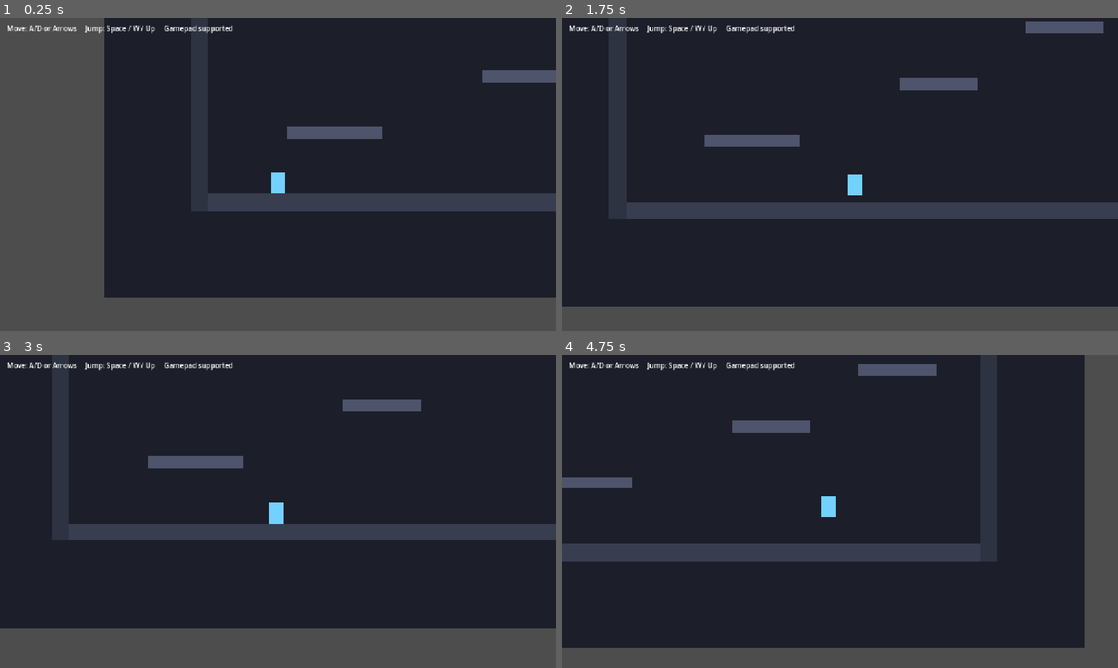
Above: before the commit, frames 1-4 (two rows, left to right).
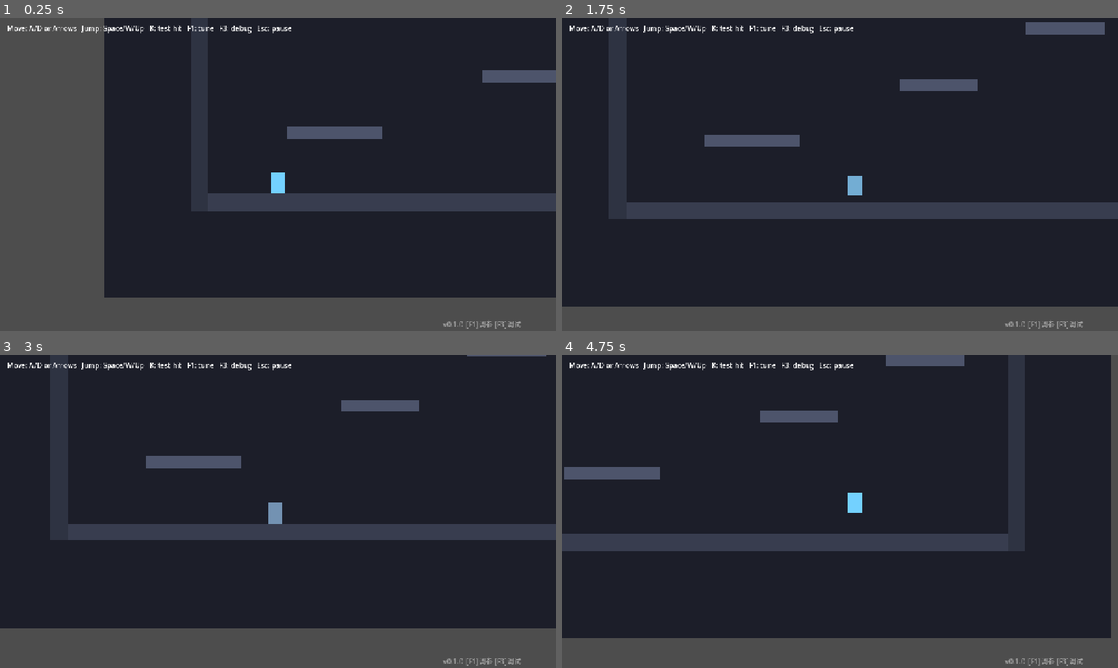
Above: after the commit, the same moments.

Repository: CyberpunkPsychosis/ai-game-engine
Game: Godot game, scene res://scenes/main.tscn
Same seed, same stepped clock (60 frames per second), same inputs: the game is played once before the commit and once after it.
Inputs:
- Up to frame 1 (0.25 s): no input
- Up to frame 2 (1.75 s): tap F at 0.5, 1.25 s; hold D (move_right) from 0.53 s (still down); tap K at 0.6, 1.55 s; tap Space (jump) at 0.77, 0.8, 1.07, 1.35, 1.52 s
- Up to frame 3 (3 s): tap Space (jump) at 1.82, 2.3 s; tap F at 2, 2.75 s; release D (move_right) at 2.03 s; hold A (move_left) 2.03-2.78 s; tap K at 2.1, 2.85 s; hold D (move_right) from 2.78 s (still down)
- Up to frame 4 (4.75 s): tap Space (jump) at 3.02, 3.32, 3.6, 3.77, 4.07, 4.52 s; tap F at 3.5, 4.25 s; tap Escape at 4.15 s; release D (move_right) at 4.28 s; hold A (move_left) from 4.28 s (still down); tap K at 4.35 s

The runs differ from the first frame. In frame 1, 0.6% of the frame differs, in the area x 1-94%, y 2-100%; in frame 2, 1.0%; in frame 3, 1.3%; in frame 4, 20%, in the area x 0-99%, y 0-100%.

Commit message:
打地基：核心配置 + 战斗框架 + 手感工具 + 系统骨架
核心配置:
- 像素渲染(nearest 过滤)、资源导入默认、碰撞层命名规划、版本号

系统骨架(autoload):
- GameManager(暂停)、SceneManager(淡入淡出切场景)、AudioManager(SFX/音乐/总线)
- 音频总线布局(Master/Music/SFX)

战斗框架:
- Health/Hitbox/Hurtbox 可复用组件 + 通用状态机(StateMachine/State)
- 玩家接入血量与受击框

手感&打击感:
- Juice 自动加载: 顿帧(hitstop) + 镜头震动(screenshake)
- DevTools: F3 调试overlay(FPS/速度/状态) + F1 运行时手感调参面板 + 版本水印
- 玩家受击反馈(击退/闪红/顿帧/震动)，K 键自伤可即时测试

工程:
- CI 缓存 Godot 与导出模板，加速后续构建

本地已验证：导入/运行/网页导出均零报错

https://claude.ai/code/session_01UKxkRhNE2htMG8yW4y8xQL

Diff:
--- /dev/null
+++ b/default_bus_layout.tres
@@ -0,0 +1,21 @@
+[gd_resource type="AudioBusLayout" format=3]
+
+[resource]
+bus/0/name = "Master"
+bus/0/solo = false
+bus/0/mute = false
+bus/0/bypass_fx = false
+bus/0/volume_db = 0.0
+bus/0/send = "Master"
+bus/1/name = "Music"
+bus/1/solo = false
+bus/1/mute = false
+bus/1/bypass_fx = false
+bus/1/volume_db = 0.0
+bus/1/send = "Master"
+bus/2/name = "SFX"
+bus/2/solo = false
+bus/2/mute = false
+bus/2/bypass_fx = false
+bus/2/volume_db = 0.0
+bus/2/send = "Master"
--- a/project.godot
+++ b/project.godot
@@ -6,9 +6,22 @@
 [application]
 
 config/name="AI Game Engine"
+config/version="0.1.0"
 run/main_scene="res://scenes/main.tscn"
 config/features=PackedStringArray("4.5", "GL Compatibility")
 config/icon="res://icon.svg"
+
+[autoload]
+
+GameManager="*res://scripts/autoload/game_manager.gd"
+SceneManager="*res://scripts/autoload/scene_manager.gd"
+AudioManager="*res://scripts/autoload/audio_manager.gd"
+Juice="*res://scripts/autoload/juice.gd"
+DevTools="*res://scripts/autoload/dev_tools.gd"
+
+[audio]
+
+buses/default_bus_layout="res://default_bus_layout.tres"
 
 [display]
 
@@ -55,3 +68,23 @@
 
 renderer/rendering_method="gl_compatibility"
 renderer/rendering_method.mobile="gl_compatibility"
+textures/canvas_textures/default_texture_filter=0
+
+[importer_defaults]
+
+texture={
+"compress/mode": 0,
+"mipmaps/generate": false,
+"roughness/mode": 0
+}
+
+[layer_names]
+
+2d_physics/layer_1="world"
+2d_physics/layer_2="player"
+2d_physics/layer_3="enemy"
+2d_physics/layer_4="player_hitbox"
+2d_physics/layer_5="enemy_hitbox"
+2d_physics/layer_6="player_hurtbox"
+2d_physics/layer_7="enemy_hurtbox"
+2d_physics/layer_8="pickups"
--- a/scenes/main.tscn
+++ b/scenes/main.tscn
@@ -111,4 +111,4 @@
 offset_top = 12.0
 offset_right = 900.0
 offset_bottom = 60.0
-text = "Move: A/D or Arrows     Jump: Space / W / Up     Gamepad supported"
+text = "Move: A/D or Arrows   Jump: Space/W/Up   K: test hit   F1: tune   F3: debug   Esc: pause"
--- a/scenes/player.tscn
+++ b/scenes/player.tscn
@@ -1,11 +1,18 @@
-[gd_scene load_steps=3 format=3]
+[gd_scene load_steps=6 format=3]
 
 [ext_resource type="Script" path="res://scripts/player.gd" id="1"]
+[ext_resource type="Script" path="res://scripts/components/health.gd" id="2"]
+[ext_resource type="Script" path="res://scripts/components/hurtbox.gd" id="3"]
 
-[sub_resource type="RectangleShape2D" id="shape"]
+[sub_resource type="RectangleShape2D" id="body"]
+size = Vector2(32, 48)
+
+[sub_resource type="RectangleShape2D" id="hurt"]
 size = Vector2(32, 48)
 
 [node name="Player" type="CharacterBody2D"]
+collision_layer = 2
+collision_mask = 1
 script = ExtResource("1")
 
 [node name="Visual" type="ColorRect" parent="."]
@@ -16,8 +23,21 @@
 color = Color(0.45, 0.82, 1, 1)
 
 [node name="CollisionShape2D" type="CollisionShape2D" parent="."]
-shape = SubResource("shape")
+shape = SubResource("body")
 
 [node name="Camera2D" type="Camera2D" parent="."]
 position_smoothing_enabled = true
 position_smoothing_speed = 8.0
+
+[node name="Health" type="Node" parent="."]
+script = ExtResource("2")
+max_health = 100.0
+
+[node name="Hurtbox" type="Area2D" parent="."]
+collision_layer = 32
+collision_mask = 16
+script = ExtResource("3")
+health_path = NodePath("../Health")
+
+[node name="HurtCollision" type="CollisionShape2D" parent="Hurtbox"]
+shape = SubResource("hurt")
--- /dev/null
+++ b/scripts/autoload/audio_manager.gd
@@ -0,0 +1,46 @@
+extends Node
+## 音频管理：SFX / 音乐播放 + 总线音量。autoload 名: AudioManager
+## 用法: AudioManager.play_sfx(preload("res://...wav"))
+##       AudioManager.set_bus_volume("Music", 0.5)  # 0..1 线性
+
+var _music: AudioStreamPlayer
+var _sfx_pool: Array[AudioStreamPlayer] = []
+const SFX_VOICES := 8
+
+func _ready() -> void:
+	process_mode = Node.PROCESS_MODE_ALWAYS
+	_music = AudioStreamPlayer.new()
+	_music.bus = "Music"
+	add_child(_music)
+	for i in SFX_VOICES:
+		var p := AudioStreamPlayer.new()
+		p.bus = "SFX"
+		add_child(p)
+		_sfx_pool.append(p)
+
+func play_sfx(stream: AudioStream, volume_db := 0.0, pitch := 1.0) -> void:
+	if stream == null:
+		return
+	for p in _sfx_pool:
+		if not p.playing:
+			p.stream = stream
+			p.volume_db = volume_db
+			p.pitch_scale = pitch
+			p.play()
+			return
+
+func play_music(stream: AudioStream, loop := true) -> void:
+	if stream == null:
+		return
+	_music.stream = stream
+	if stream is AudioStreamWAV:
+		stream.loop_mode = AudioStreamWAV.LOOP_FORWARD if loop else AudioStreamWAV.LOOP_DISABLED
+	_music.play()
+
+func stop_music() -> void:
+	_music.stop()
+
+func set_bus_volume(bus_name: String, linear: float) -> void:
+	var idx := AudioServer.get_bus_index(bus_name)
+	if idx >= 0:
+		AudioServer.set_bus_volume_db(idx, linear_to_db(clampf(linear, 0.0, 1.0)))
--- /dev/null
+++ b/scripts/autoload/dev_tools.gd
@@ -0,0 +1,134 @@
+extends Node
+## 开发者工具：调试信息 overlay(F3) + 运行时手感调参面板(F1) + 版本水印。
+## autoload 名: DevTools。每个场景自动可用，按 F1/F3 切换。
+
+# 可在运行时拖动的手感参数（属性名 / 最小 / 最大 / 步进）
+const TUNABLES := [
+	{"prop": "max_speed", "min": 50.0, "max": 700.0, "step": 5.0},
+	{"prop": "acceleration", "min": 200.0, "max": 6000.0, "step": 50.0},
+	{"prop": "friction", "min": 200.0, "max": 6000.0, "step": 50.0},
+	{"prop": "air_acceleration", "min": 200.0, "max": 5000.0, "step": 50.0},
+	{"prop": "jump_velocity", "min": -1400.0, "max": -200.0, "step": 10.0},
+	{"prop": "gravity", "min": 400.0, "max": 5000.0, "step": 50.0},
+	{"prop": "fall_gravity_mult", "min": 1.0, "max": 3.0, "step": 0.05},
+	{"prop": "jump_cut_mult", "min": 0.0, "max": 1.0, "step": 0.05},
+	{"prop": "coyote_time", "min": 0.0, "max": 0.3, "step": 0.01},
+	{"prop": "jump_buffer_time", "min": 0.0, "max": 0.3, "step": 0.01},
+]
+
+var _layer: CanvasLayer
+var _debug_label: Label
+var _panel: PanelContainer
+var _panel_built := false
+var _value_labels := {}
+
+func _ready() -> void:
+	process_mode = Node.PROCESS_MODE_ALWAYS
+	_layer = CanvasLayer.new()
+	_layer.layer = 100
+	add_child(_layer)
+
+	# 调试信息（左上）
+	_debug_label = Label.new()
+	_debug_label.position = Vector2(12, 70)
+	_debug_label.add_theme_color_override("font_color", Color(0.6, 1.0, 0.7))
+	_debug_label.visible = false
+	_layer.add_child(_debug_label)
+
+	# 版本水印（右下，常驻）
+	var ver := Label.new()
+	ver.text = "v%s  [F1]调参 [F3]调试" % ProjectSettings.get_setting("application/config/version", "0.0.0")
+	ver.add_theme_color_override("font_color", Color(1, 1, 1, 0.45))
+	ver.anchor_left = 1.0
+	ver.anchor_top = 1.0
+	ver.anchor_right = 1.0
+	ver.anchor_bottom = 1.0
+	ver.offset_left = -260
+	ver.offset_top = -28
+	ver.mouse_filter = Control.MOUSE_FILTER_IGNORE
+	_layer.add_child(ver)
+
+func _input(event: InputEvent) -> void:
+	if event is InputEventKey and event.pressed and not event.echo:
+		if event.keycode == KEY_F3:
+			_debug_label.visible = not _debug_label.visible
+		elif event.keycode == KEY_F1:
+			_toggle_panel()
+
+func _process(_delta: float) -> void:
+	if not _debug_label.visible:
+		return
+	var lines := ["FPS: %d" % Engine.get_frames_per_second()]
+	var p := _get_player()
+	if p is CharacterBody2D:
+		lines.append("pos: (%d, %d)" % [p.global_position.x, p.global_position.y])
+		lines.append("vel: (%d, %d)" % [p.velocity.x, p.velocity.y])
+		lines.append("on_floor: %s" % str(p.is_on_floor()))
+	lines.append("paused: %s" % str(get_tree().paused))
+	_debug_label.text = "\n".join(lines)
+
+func _get_player() -> Node:
+	return get_tree().get_first_node_in_group("player")
+
+func _toggle_panel() -> void:
+	if not _panel_built:
+		_build_panel()
+	if _panel:
+		_panel.visible = not _panel.visible
+		_refresh_panel_values()
+
+func _build_panel() -> void:
+	var p := _get_player()
+	if p == null:
+		return
+	_panel = PanelContainer.new()
+	_panel.anchor_left = 1.0
+	_panel.anchor_right = 1.0
+	_panel.offset_left = -340
+	_panel.offset_top = 12
+	_panel.offset_right = -12
+	var vbox := VBoxContainer.new()
+	_panel.add_child(vbox)
+	var title := Label.new()
+	title.text = "手感调参 (F1)"
+	vbox.add_child(title)
+
+	for entry in TUNABLES:
+		var prop: String = entry["prop"]
+		if not (prop in p):
+			continue
+		var row := HBoxContainer.new()
+		var name_label := Label.new()
+		name_label.text = prop
+		name_label.custom_minimum_size = Vector2(150, 0)
+		row.add_child(name_label)
+		var slider := HSlider.new()
+		slider.min_value = entry["min"]
+		slider.max_value = entry["max"]
+		slider.step = entry["step"]
+		slider.value = p.get(prop)
+		slider.custom_minimum_size = Vector2(110, 0)
+		row.add_child(slider)
+		var val_label := Label.new()
+		val_label.text = str(p.get(prop))
+		val_label.custom_minimum_size = Vector2(50, 0)
+		row.add_child(val_label)
+		_value_labels[prop] = val_label
+		slider.value_changed.connect(_on_slider_changed.bind(prop, val_label))
+		vbox.add_child(row)
+
+	_layer.add_child(_panel)
+	_panel_built = true
+
+func _on_slider_changed(value: float, prop: String, val_label: Label) -> void:
+	var p := _get_player()
+	if p != null:
+		p.set(prop, value)
+	val_label.text = "%.2f" % value
+
+func _refresh_panel_values() -> void:
+	var p := _get_player()
+	if p == null:
+		return
+	for prop in _value_labels.keys():
+		_value_labels[prop].text = "%.2f" % float(p.get(prop))
--- /dev/null
+++ b/scripts/autoload/game_manager.gd
@@ -0,0 +1,23 @@
+extends Node
+## 全局游戏状态 / 暂停管理。autoload 名: GameManager
+
+signal paused_changed(is_paused: bool)
+
+var is_paused := false
+
+func _ready() -> void:
+	process_mode = Node.PROCESS_MODE_ALWAYS
+
+func _unhandled_input(event: InputEvent) -> void:
+	# Esc 暂停/继续（不依赖 InputMap，避免维护按键绑定）
+	if event is InputEventKey and event.pressed and not event.echo:
+		if event.keycode == KEY_ESCAPE:
+			toggle_pause()
+
+func toggle_pause() -> void:
+	set_paused(not is_paused)
+
+func set_paused(value: bool) -> void:
+	is_paused = value
+	get_tree().paused = value
+	paused_changed.emit(is_paused)
--- /dev/null
+++ b/scripts/autoload/juice.gd
@@ -0,0 +1,39 @@
+extends Node
+## 打击感工具：顿帧(hitstop) + 镜头震动(screenshake)。autoload 名: Juice
+## 相机自己注册：Juice.register_camera($Camera2D)
+## 触发：Juice.shake(8.0)    Juice.hitstop(0.08)
+
+var _camera: Camera2D = null
+var _shake_amount := 0.0
+var _shake_decay := 28.0   # 每秒衰减强度
+
+func _ready() -> void:
+	process_mode = Node.PROCESS_MODE_ALWAYS
+
+func register_camera(cam: Camera2D) -> void:
+	_camera = cam
+
+func shake(amount: float, decay := 28.0) -> void:
+	_shake_amount = maxf(_shake_amount, amount)
+	_shake_decay = decay
+
+## 顿帧：把时间缩放压到 scale，duration 秒后恢复（按真实时间计，不受 time_scale 影响）
+func hitstop(duration := 0.08, scale := 0.0) -> void:
+	Engine.time_scale = scale
+	# create_timer(time, process_always, process_in_physics, ignore_time_scale)
+	var t := get_tree().create_timer(duration, true, false, true)
+	await t.timeout
+	Engine.time_scale = 1.0
+
+func _process(delta: float) -> void:
+	if not is_instance_valid(_camera):
+		return
+	if _shake_amount > 0.05:
+		_camera.offset = Vector2(
+			randf_range(-_shake_amount, _shake_amount),
+			randf_range(-_shake_amount, _shake_amount)
+		)
+		_shake_amount = move_toward(_shake_amount, 0.0, _shake_decay * delta)
+	elif _camera.offset != Vector2.ZERO:
+		_shake_amount = 0.0
+		_camera.offset = Vector2.ZERO
--- /dev/null
+++ b/scripts/autoload/scene_manager.gd
@@ -0,0 +1,36 @@
+extends Node
+## 场景切换（带淡入淡出）。autoload 名: SceneManager
+## 用法: SceneManager.change_scene("res://scenes/main.tscn")
+
+@export var fade_duration := 0.3
+
+var _layer: CanvasLayer
+var _fade: ColorRect
+var _is_transitioning := false
+
+func _ready() -> void:
+	process_mode = Node.PROCESS_MODE_ALWAYS
+	_layer = CanvasLayer.new()
+	_layer.layer = 128
+	add_child(_layer)
+	_fade = ColorRect.new()
+	_fade.color = Color(0, 0, 0, 0)
+	_fade.anchor_right = 1.0
+	_fade.anchor_bottom = 1.0
+	_fade.mouse_filter = Control.MOUSE_FILTER_IGNORE
+	_layer.add_child(_fade)
+
+func change_scene(path: String) -> void:
+	if _is_transitioning:
+		return
+	_is_transitioning = true
+	await _tween_alpha(1.0)
+	get_tree().change_scene_to_file(path)
+	await get_tree().process_frame
+	await _tween_alpha(0.0)
+	_is_transitioning = false
+
+func _tween_alpha(target: float) -> void:
+	var t := create_tween()
+	t.tween_property(_fade, "color:a", target, fade_duration)
+	await t.finished
--- /dev/null
+++ b/scripts/components/health.gd
@@ -0,0 +1,37 @@
+extends Node
+class_name Health
+## 可复用血量组件。挂到任意角色/敌人上。
+
+signal damaged(amount: float, source: Node)
+signal healed(amount: float)
+signal health_changed(current: float, maximum: float)
+signal died
+
+@export var max_health := 100.0
+@export var invincible := false
+
+var current := 0.0
+var is_dead := false
+
+func _ready() -> void:
+	current = max_health
+
+func take_damage(amount: float, source: Node = null) -> void:
+	if is_dead or invincible or amount <= 0.0:
+		return
+	current = maxf(current - amount, 0.0)
+	damaged.emit(amount, source)
+	health_changed.emit(current, max_health)
+	if current <= 0.0:
+		is_dead = true
+		died.emit()
+
+func heal(amount: float) -> void:
+	if is_dead or amount <= 0.0:
+		return
+	current = minf(current + amount, max_health)
+	healed.emit(amount)
+	health_changed.emit(current, max_health)
+
+func get_ratio() -> float:
+	return current / max_health if max_health > 0.0 else 0.0
--- /dev/null
+++ b/scripts/components/hitbox.gd
@@ -0,0 +1,16 @@
+extends Area2D
+class_name Hitbox
+## 攻击判定框。放在攻击者（玩家武器 / 敌人）上。
+## 通过碰撞层与对方的 Hurtbox 配对：玩家攻击框 监听 敌人受击框，反之亦然。
+
+@export var damage := 10.0
+@export var knockback := 220.0          ## 击退力度（像素/秒）
+@export var hitstop := 0.07             ## 命中顿帧时长（秒）
+@export var shake := 6.0                ## 命中镜头震动强度
+
+## 击退方向（从攻击者指向目标的水平方向），由拥有者设置或按相对位置计算
+func knockback_dir_to(target: Node2D) -> Vector2:
+	var owner_2d := get_parent() as Node2D
+	if owner_2d == null or target == null:
+		return Vector2.RIGHT
+	return (target.global_position - owner_2d.global_position).normalized()
--- /dev/null
+++ b/scripts/components/hurtbox.gd
@@ -0,0 +1,22 @@
+extends Area2D
+class_name Hurtbox
+## 受击判定框。放在会被打的角色上，指向它的 Health。
+## 当有 Hitbox 进入时，自动扣血并广播命中信息（用于击退 / 顿帧 / 震动）。
+
+signal hit_by(hitbox: Hitbox)
+
+@export var health_path: NodePath
+
+var _health: Health
+
+func _ready() -> void:
+	_health = get_node_or_null(health_path) as Health
+	area_entered.connect(_on_area_entered)
+
+func _on_area_entered(area: Area2D) -> void:
+	var hitbox := area as Hitbox
+	if hitbox == null:
+		return
+	if _health != null:
+		_health.take_damage(hitbox.damage, hitbox)
+	hit_by.emit(hitbox)
--- a/scripts/player.gd
+++ b/scripts/player.gd
@@ -1,7 +1,7 @@
 extends CharacterBody2D
-## 横版动作角色控制器 —— 所有手感参数都暴露在 Inspector，方便边玩边调。
+## 横版动作角色控制器 —— 所有手感参数都暴露在 Inspector，可在游戏里按 F1 实时调。
 ## 已内置：可变跳跃高度、土狼时间(coyote time)、跳跃缓冲(jump buffer)、上升/下落分离重力。
-## 这些是动作平台游戏"跳起来舒服"的核心，先把底子打好。
+## 已接入战斗框架：受击 -> 击退 + 顿帧 + 镜头震动 + 闪红（按 K 可自伤测试手感）。
 
 @export_group("水平移动")
 @export var max_speed: float = 320.0          ## 最大水平速度 (px/s)
@@ -21,6 +21,20 @@
 
 var _coyote_timer: float = 0.0
 var _buffer_timer: float = 0.0
+
+@onready var _visual: ColorRect = $Visual
+@onready var _camera: Camera2D = $Camera2D
+@onready var _health: Health = $Health
+@onready var _hurtbox: Hurtbox = $Hurtbox
+
+func _ready() -> void:
+	add_to_group("player")
+	Juice.register_camera(_camera)
+	if _health:
+		_health.damaged.connect(_on_damaged)
+		_health.died.connect(_on_died)
+	if _hurtbox:
+		_hurtbox.hit_by.connect(_on_hit_by)
 
 func _physics_process(delta: float) -> void:
 	var on_floor := is_on_floor()
@@ -63,3 +77,36 @@
 		velocity.y *= jump_cut_mult
 
 	move_and_slide()
+
+func _unhandled_input(event: InputEvent) -> void:
+	# 调试：K 键自伤，用来测试打击感（顿帧/震动/闪红）
+	if event is InputEventKey and event.pressed and not event.echo and event.keycode == KEY_K:
+		if _health:
+			_health.take_damage(10.0)
+
+# --- 战斗反馈 ---
+func _on_hit_by(hitbox: Hitbox) -> void:
+	var dir := hitbox.knockback_dir_to(self)
+	velocity.x = dir.x * hitbox.knockback
+	velocity.y = -150.0
+	Juice.hitstop(hitbox.hitstop)
+	Juice.shake(hitbox.shake)
+
+func _on_damaged(_amount: float, _source: Node) -> void:
+	_flash()
+	# 自伤测试时也给点反馈（hitbox 命中时已在 _on_hit_by 处理震动/顿帧）
+	Juice.shake(7.0)
+
+func _flash() -> void:
+	if _visual == null:
+		return
+	_visual.modulate = Color(1.0, 0.35, 0.35)
+	var t := create_tween()
+	t.tween_property(_visual, "modulate", Color.WHITE, 0.25)
+
+func _on_died() -> void:
+	# 占位：原地复活回起点（之后接入真正的死亡/重生流程）
+	_health.current = _health.max_health
+	_health.is_dead = false
+	global_position = Vector2(200, 600)
+	velocity = Vector2.ZERO
--- /dev/null
+++ b/scripts/state_machine/state.gd
@@ -0,0 +1,22 @@
+extends Node
+class_name State
+## 状态基类。继承它实现每个状态（idle/run/jump/attack/hurt…）。
+## 在 enter/exit/update/physics_update/handle_input 里写逻辑，
+## 调用 state_machine.transition_to("名字") 切换状态。
+
+var state_machine: StateMachine
+
+func enter(_msg: Dictionary = {}) -> void:
+	pass
+
+func exit() -> void:
+	pass
+
+func update(_delta: float) -> void:
+	pass
+
+func physics_update(_delta: float) -> void:
+	pass
+
+func handle_input(_event: InputEvent) -> void:
+	pass
--- /dev/null
+++ b/scripts/state_machine/state_machine.gd
@@ -0,0 +1,48 @@
+extends Node
+class_name StateMachine
+## 通用有限状态机。把若干 State 作为子节点挂上即可。
+## 当前状态名可读 current_name（调试 overlay 会显示）。
+
+signal state_changed(name: String)
+
+@export var initial_state: NodePath
+
+var current: State
+var current_name := ""
+var _states := {}
+
+func _ready() -> void:
+	for child in get_children():
+		if child is State:
+			_states[child.name.to_lower()] = child
+			child.state_machine = self
+	var start: State = get_node_or_null(initial_state) as State
+	if start == null and _states.size() > 0:
+		start = _states.values()[0]
+	if start != null:
+		current = start
+		current_name = start.name
+		current.enter()
+
+func _process(delta: float) -> void:
+	if current:
+		current.update(delta)
+
+func _physics_process(delta: float) -> void:
+	if current:
+		current.physics_update(delta)
+
+func _unhandled_input(event: InputEvent) -> void:
+	if current:
+		current.handle_input(event)
+
+func transition_to(name: String, msg: Dictionary = {}) -> void:
+	var key := name.to_lower()
+	if not _states.has(key) or _states[key] == current:
+		return
+	if current:
+		current.exit()
+	current = _states[key]
+	current_name = current.name
+	current.enter(msg)
+	state_changed.emit(current_name)
Not shown, added: scripts/autoload/audio_manager.gd.uid
Not shown, added: scripts/autoload/dev_tools.gd.uid
Not shown, added: scripts/autoload/game_manager.gd.uid
Not shown, added: scripts/autoload/juice.gd.uid
Not shown, added: scripts/autoload/scene_manager.gd.uid
Not shown, added: scripts/components/health.gd.uid
Not shown, added: scripts/components/hitbox.gd.uid
Not shown, added: scripts/components/hurtbox.gd.uid
Not shown, added: scripts/state_machine/state.gd.uid
Not shown, added: scripts/state_machine/state_machine.gd.uid
Not shown, changed: .github/workflows/build.yml
